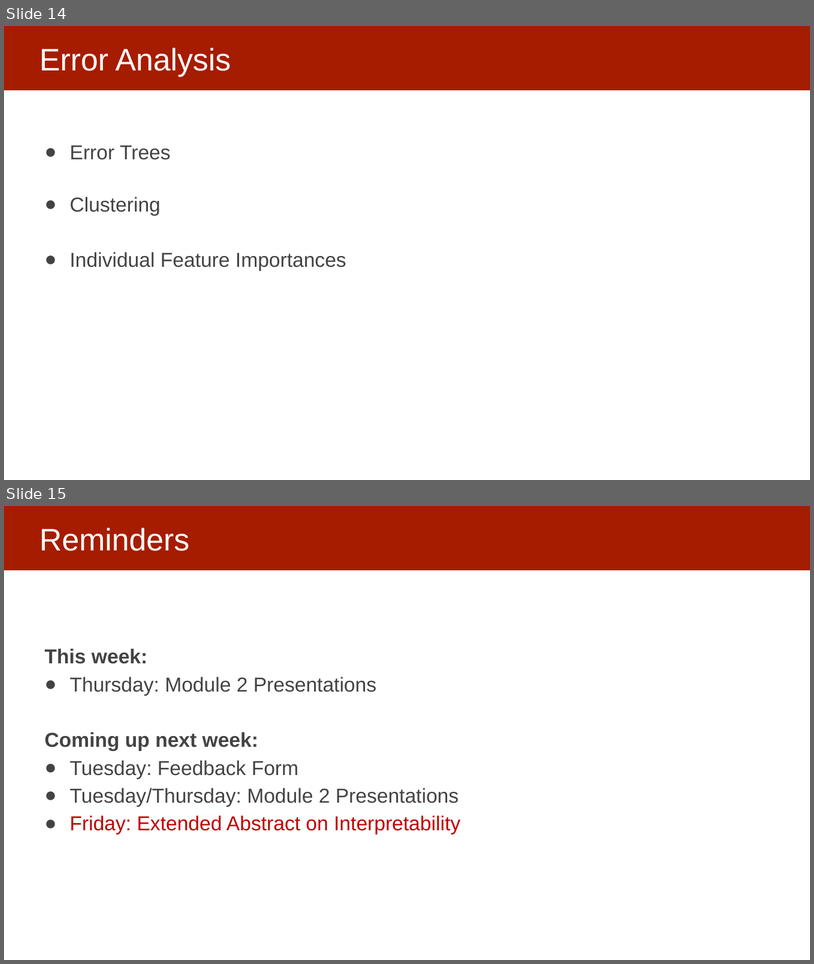
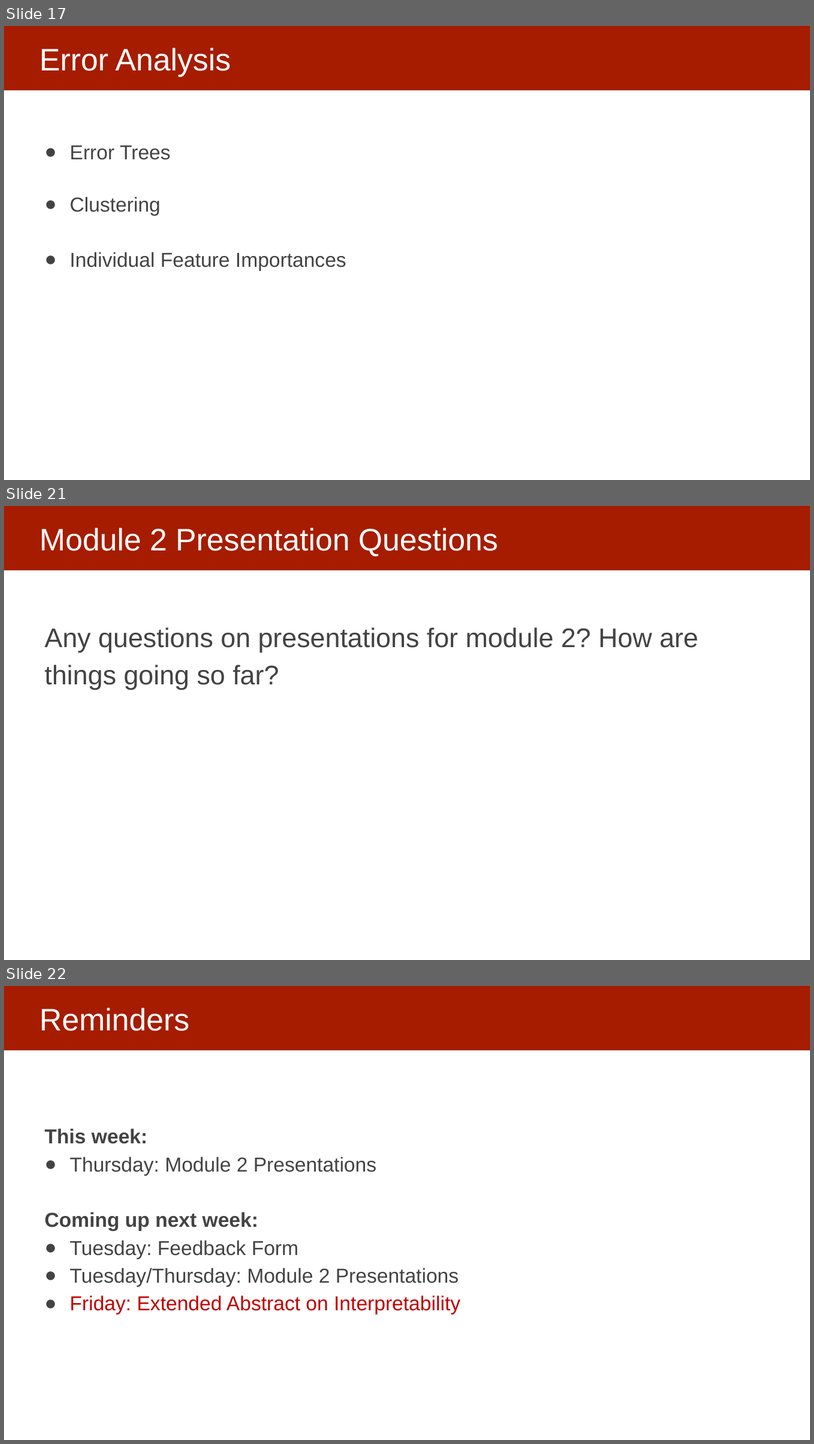
Before and after one commit to dssg/MLinPractice, a slide deck: Lectures/Lecture14-UnderstandingModels.pptx. Shown one above the other, each under a label of ours: slides 14 and 15 before the commit, slides 17, 21 and 22 after it; the slides between them are not shown. The pictures are 814x964 and 814x1444 pixels, drawn with LibreOffice and Linux fonts; fonts in the diff are those of the drawing. Boxes give left, top, right and bottom in pixels: in the first picture for what was removed or moved away, otherwise in the second. Text is boxed around its words. In the diff, an @@ line names an element or a change of style, - is before the commit and + after.

```diff
--- a/Lectures/Lecture14-UnderstandingModels.pptx
+++ b/Lectures/Lecture14-UnderstandingModels.pptx
@@ slide 21 added at (4, 506, 810, 960), background #FFFFFF; not listed: 1 template element that a slide beside it also shows @@
@@ title added at (39, 528, 498, 556), 37 pt, text #FFFFFF @@
+Module 2 Presentation Questions
@@ text added at (45, 627, 699, 690), 32 pt, text #434343 @@
+Any questions on presentations for module 2? How are things going so far?
@@ what was slide 14 is now slide 17 @@
@@ what was slide 15 is now slide 22 @@
```
Also in this commit, not shown: 1 slide changed, 6 other slides added.
